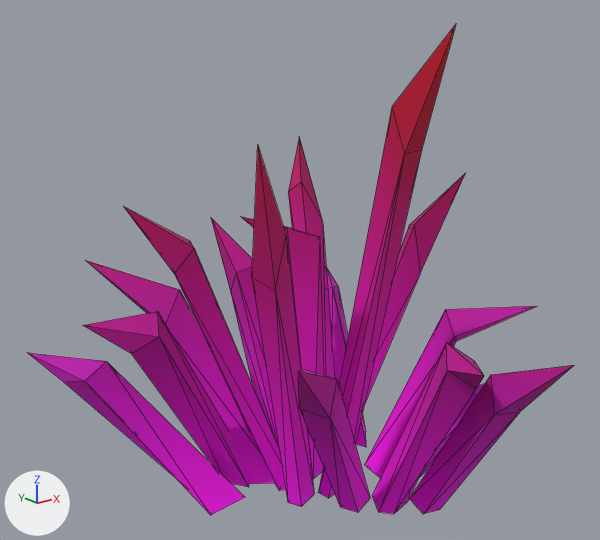
Renders of the glTF model assets/synty/synty-plant-grass-02.gltf from each side of a commit.
Both versions are drawn from a 50 mm camera at (-1.221, -1.463, 1.184) aimed at (-0.029, 0.027, 0.588). The axes (+X, +Y, +Z) are drawn at lower left. The lights are the same throughout. The older version comes first. Mesh edges are drawn as thin lines. Vertices at exactly the same position are counted once.

In view in the first picture: 'SM_Plant_Grass_02'.
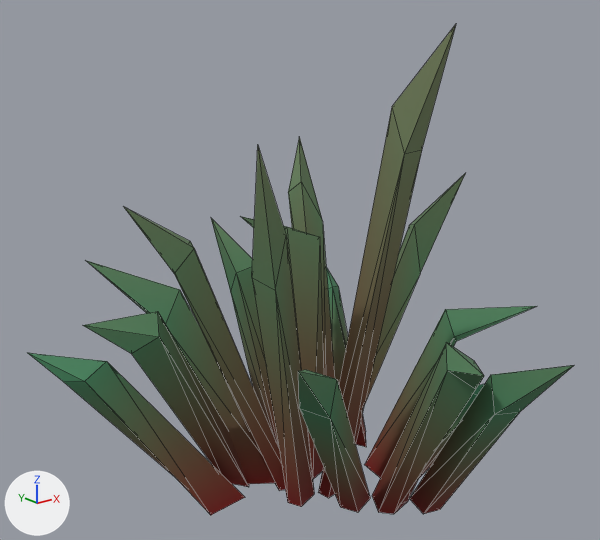
Location of each change, (x1, y1, x2, y2) in pixels of the pictures (600 x 540 px):
'SM_Plant_Grass_02', surface changed, recoloured (pink to green): (28, 25, 574, 515) in both
part 1 of me_sm_plant_grass_02, recoloured (darker): (108, 156, 520, 515) in both
part 2 of me_sm_plant_grass_02, recoloured: (28, 25, 574, 418) in both
part 3 of me_sm_plant_grass_02, recoloured (pink to cyan): (64, 109, 519, 514) in both

The change, as a list of edits to the scene's bpy script:
```text
Add img_image_0:
    img_image_0 = load_image('Image_0', '_unpacked/Image_0', 512, 512, 'sRGB')
Change mat_lambert2:
    add n3 = _N.new('ShaderNodeMix'); n3.name = 'Mix'
    add n3.data_type = 'RGBA'
    add n3.blend_type = 'MULTIPLY'
    add n3.inputs[0].default_value = 1.0  # 'Factor'
    add n4 = _N.new('ShaderNodeTexImage'); n4.name = 'Image Texture'
    add n4.image = img_image_0
    where n2 = _N.new('ShaderNodeVertexColor'); n2.name = 'Color Attribute'
    where n0 = _N.new('ShaderNodeBsdfPrincipled'); n0.name = 'Principled BSDF'
    remove _L.new(n2.outputs[0], n0.inputs[0])  # 'Color' to 'Base Color'
    add _L.new(n3.outputs[2], n0.inputs[0])  # 'Result' to 'Base Color'
    add _L.new(n2.outputs[0], n3.inputs[7])  # 'Color' to 'B'
    add _L.new(n4.outputs[0], n3.inputs[6])  # 'Color' to 'A'
Change me_sm_plant_grass_02:
    where me_sm_plant_grass_02.from_pydata(...)  # 153 vertices, 238 faces; spans x -0.557..0.557, y -0.646..0.646, z 0.0..1.159
    used by ob_sm_plant_grass_02; location = (0.0, 0.0, 0.0)
    me_sm_plant_grass_02 part 1: 102 faces centred in x -0.349..0.338, y -0.35..0.421, z 0.0..0.331 are repainted in the vertex colours; the middle colour goes from pink #ff00f4 to red #ff1717
    me_sm_plant_grass_02 part 2: 68 faces centred in x -0.523..0.462, y -0.549..0.567, z 0.213..1.048 are repainted in the vertex colours; the middle colour goes from pink #ba008e to cyan #bbfffc
    me_sm_plant_grass_02 part 3: 68 faces centred in x -0.427..0.368, y -0.422..0.469, z 0.133..0.662 are repainted in the vertex colours; the middle colour goes from pink #ba00a9 to cyan #cdfffb
```
